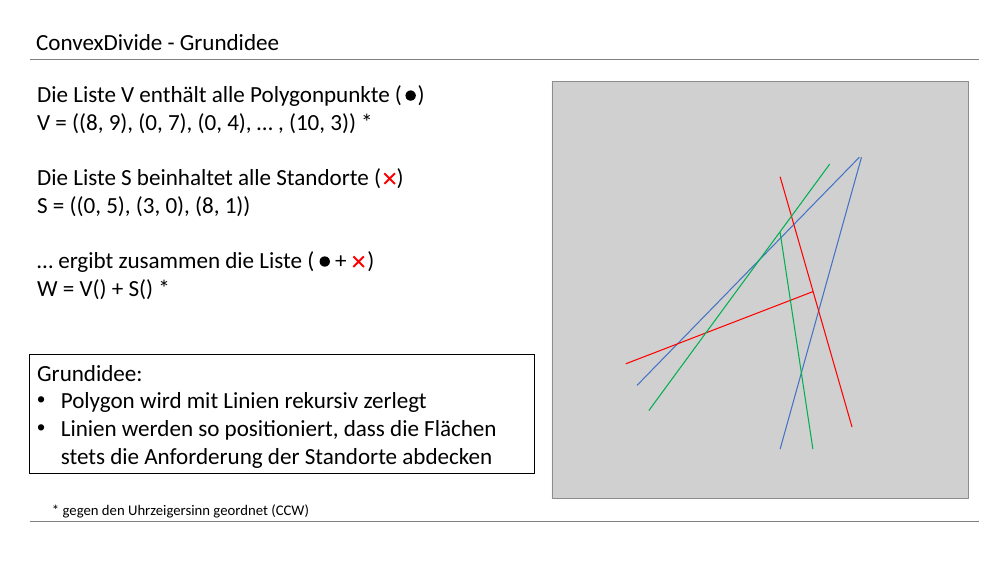
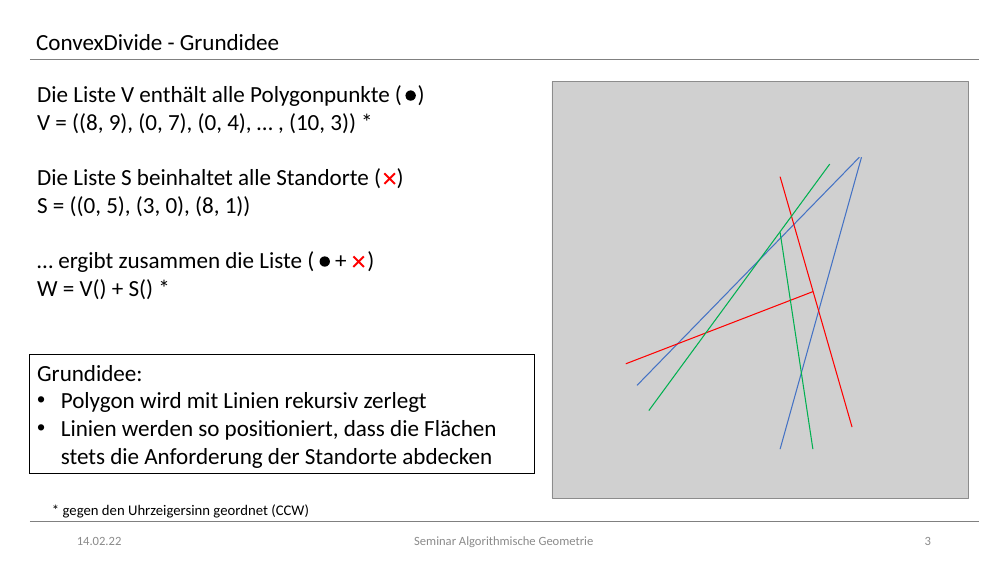
Before and after one commit to rhoentier/Algorithmische-Geometrie, a slide deck: slide 3 of Präsentation/Präsentation.pptx. Drawn at 1008x567 pixels with LibreOffice and Linux fonts; fonts in the diff are those of the drawing; grey boxes stand for pictures. Boxes give left, top, right and bottom in pixels: in the first picture for what was removed or moved away, otherwise in the second. Text is boxed around its words. In the diff, an @@ line names an element or a change of style, - is before the commit and + after.

```diff
--- a/Präsentation/Präsentation.pptx
+++ b/Präsentation/Präsentation.pptx
@@ text added at [77,537,122,545], 12 pt, text #8C8C8C @@
+14.02.22
@@ text added at [414,536,594,547], 12 pt, text #8C8C8C @@
+Seminar Algorithmische Geometrie
@@ page number added at [925,537,931,545], 12 pt, text #8C8C8C @@
+3
```
Also in this commit, not shown: 12 other slides changed, 3 slides added, 2 slides removed.
